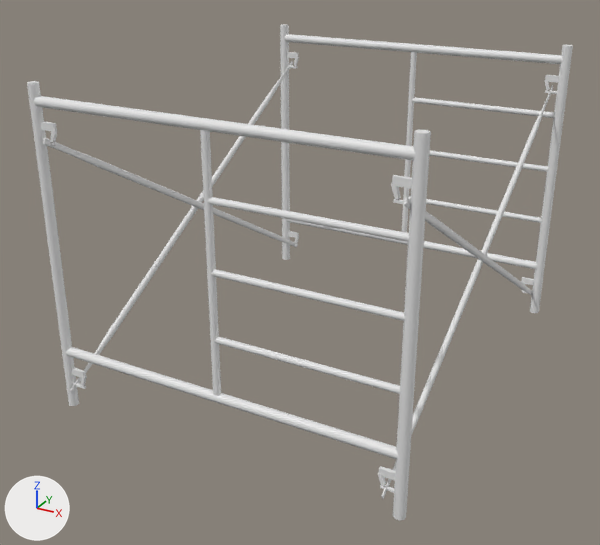
Two versions of the FBX model Assets/Models/ScaffoldingFrame.FBX, one commit apart.
One viewpoint serves both versions: a 50 mm camera at (1.52, -4.03, 3.62) aimed at (-1.52, 1.5, 0.86). Lighting does not change. The marker at lower left points along +X, +Y and +Z. Where no turn or scale is listed for an object, it has been applied to the vertices.

The first picture shows 'Scaffolding_Frame'.
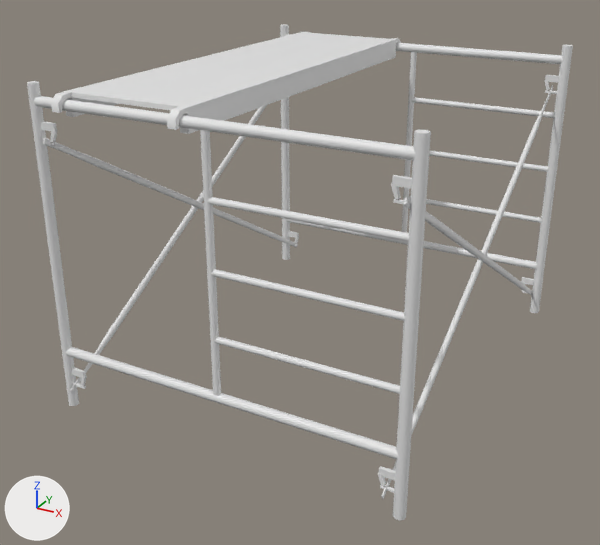
Changed parts and their boxes (x1, y1, x2, y2) in the pictures (600 x 545 px):
part 1 of me_mesh, added
    after: (51, 32, 401, 134)

What changed in the scene script:
```text
Change me_mesh:
    used by ob_scaffolding_frame; location = (0.0, 0.0, 0.0)
    remove me_mesh.from_pydata(...)  # 640 vertices, 936 faces; spans x -2.83..0.04, y -0.01..3.56, z 0.0..2.54
    add me_mesh.from_pydata(...)  # 712 vertices, 1076 faces; spans x -2.83..0.04, y -0.01..3.56, z 0.0..2.54
    me_mesh part 1: a new loose piece of 72 vertices spanning x -2.57..-1.56, y -0.01..3.56, z 2.33..2.49
```
